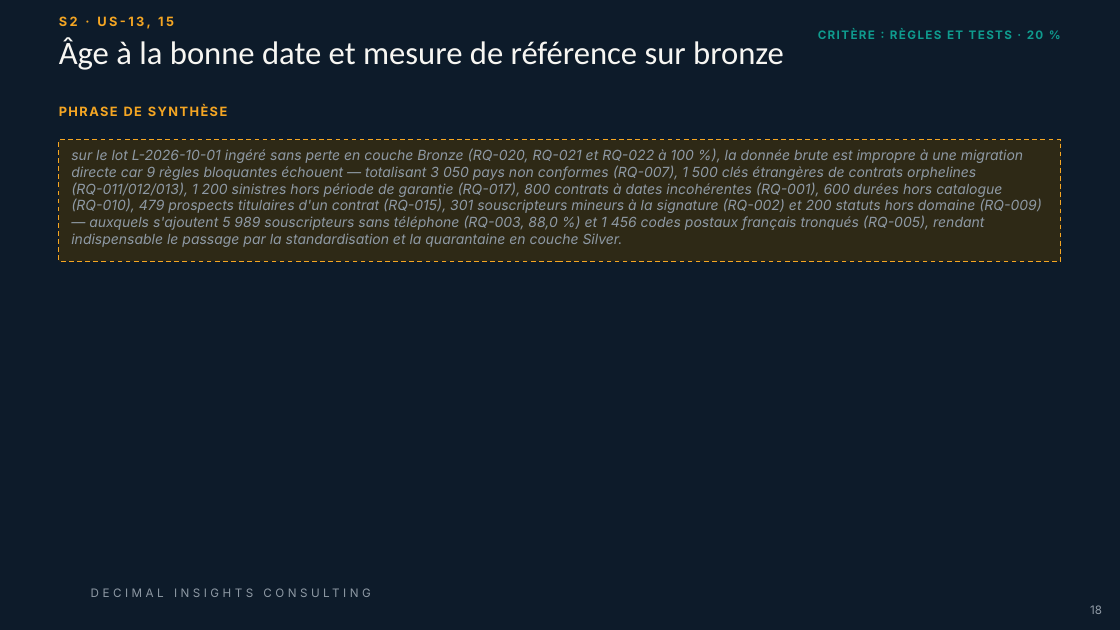
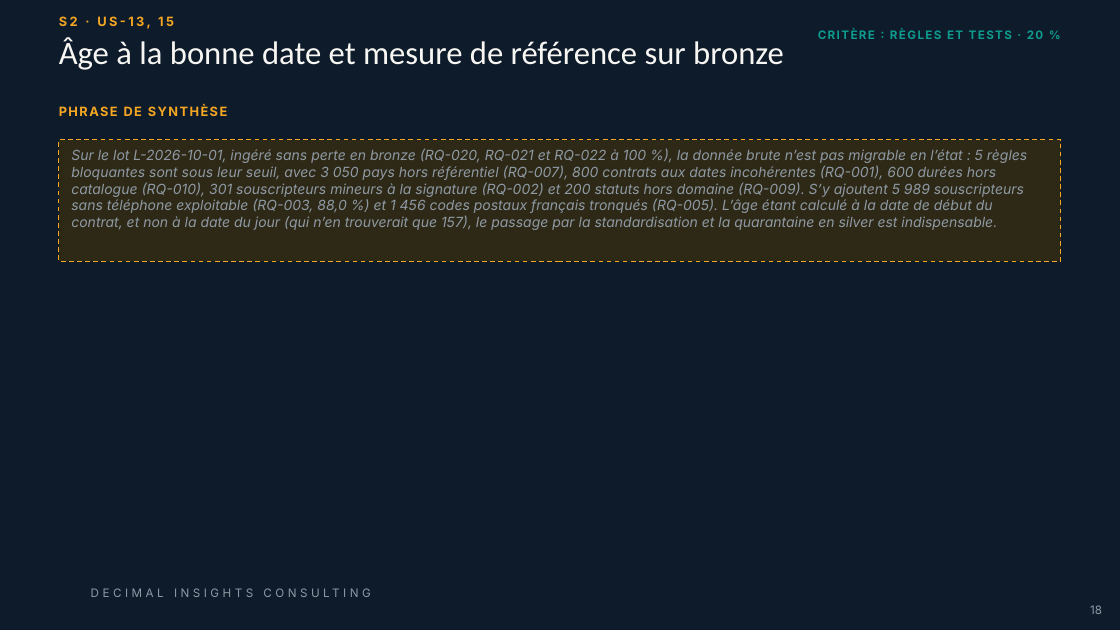
Before and after one commit to Samii05/td-qualite-g01, a slide deck: slide 18 of livrables/Livrable_Groupe_TD_AssurConnect.pptx. Drawn at 1120x630 pixels with LibreOffice and Linux fonts; fonts in the diff are those of the drawing; background and template pictures are left out. Boxes give left, top, right and bottom in pixels: in the first picture for what was removed or moved away, otherwise in the second. Text is boxed around its words. In the diff, an @@ line names an element or a change of style, - is before the commit and + after.

Commit message:
S2: RQ-002 limitée aux personnes physiques, mesure de référence bronze et synthèse par dimension (US-13, US-15)

```diff
--- a/livrables/Livrable_Groupe_TD_AssurConnect.pptx
+++ b/livrables/Livrable_Groupe_TD_AssurConnect.pptx
@@ text in rectangle at <box>71,148,1027,230</box>: text changed @@
-sur le lot L-2026-10-01 ingéré sans perte en couche Bronze (RQ-020, RQ-021 et RQ-022 à 100 %), la donnée brute est impropre à une migration directe car 9 règles bloquantes échouent — totalisant 3 050 pays non conformes (RQ-007), 1 500 clés étrangères de contrats orphelines (RQ-011/012/013), 1 200 sinistres hors période de garantie (RQ-017), 800 contrats à dates incohérentes (RQ-001), 600 durées hors catalogue (RQ-010), 479 prospects titulaires d'un contrat (RQ-015), 301 souscripteurs mineurs à la signature (RQ-002) et 200 statuts hors domaine (RQ-009) — auxquels s'ajoutent 5 989 souscripteurs sans téléphone (RQ-003, 88,0 %) et 1 456 codes postaux français tronqués (RQ-005), rendant indispensable le passage par la standardisation et la quarantaine en couche Silver.
+Sur le lot L-2026-10-01, ingéré sans perte en bronze (RQ-020, RQ-021 et RQ-022 à 100 %), la donnée brute n’est pas migrable en l’état : 5 règles bloquantes sont sous leur seuil, avec 3 050 pays hors référentiel (RQ-007), 800 contrats aux dates incohérentes (RQ-001), 600 durées hors catalogue (RQ-010), 301 souscripteurs mineurs à la signature (RQ-002) et 200 statuts hors domaine (RQ-009). S’y ajoutent 5 989 souscripteurs sans téléphone exploitable (RQ-003, 88,0 %) et 1 456 codes postaux français tronqués (RQ-005). L’âge étant calculé à la date de début du contrat, et non à la date du jour (qui n’en trouverait que 157), le passage par la standardisation et la quarantaine en silver est indispensable.
```
Also in this commit, not shown: 1 other slide changed, 1 other file.
